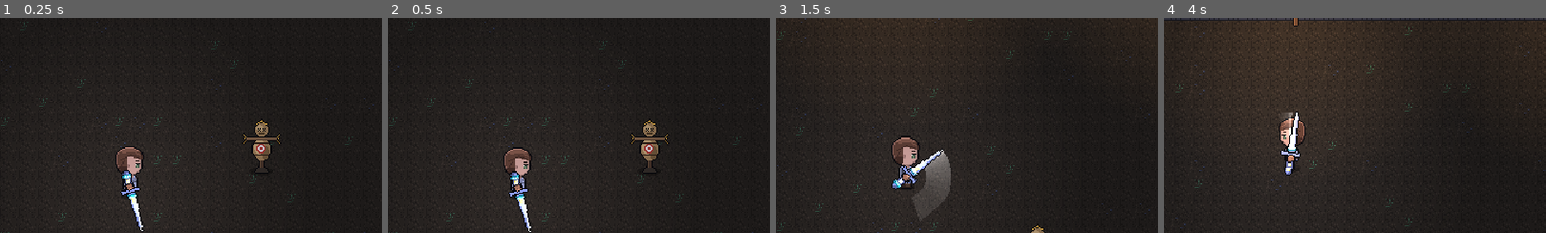
Above: before the commit, frames 1-4 (left to right).
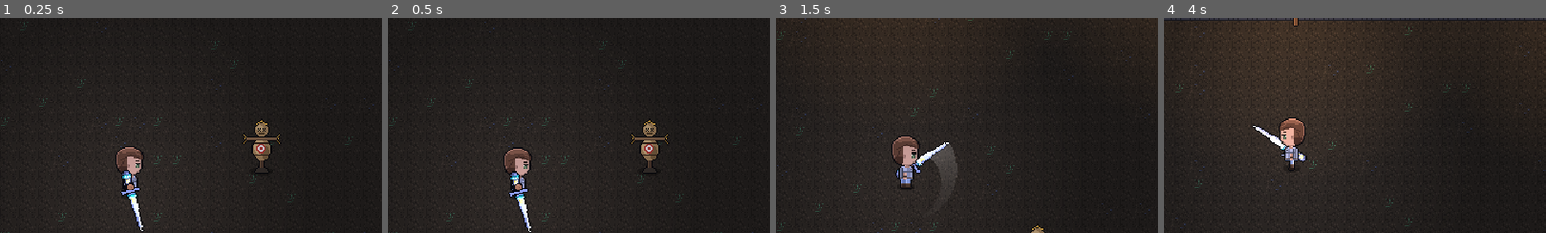
Above: after the commit, the same moments.

Repository: Durrannus/Modular-weapon-prototype
Game: Godot game, scene res://scenes/main.tscn
The game is run twice, just before and just after one commit, with the same random seed, the same clock (stepped at 60 frames per second) and the same inputs.
Inputs (mouse positions are % of the whole screen's width and height, from its top left):
- Up to frame 1 (0.25 s): no input
- Up to frame 2 (0.5 s): no input
- Up to frame 3 (1.5 s): tap Enter (menu_place) at 0.5 s; move the mouse to (45, 70) at 0.52 s; hold W (move_up) from 0.53 s (still down); click (45, 70) at 0.6 s; move the mouse to (80, 65) at 1.27 s; click (80, 65) at 1.35 s
- Up to frame 4 (4 s): move the mouse to (20, 35) at 2.02 s; release W (move_up) at 2.03 s; hold A (move_left) 2.03-3.53 s; tap Tab (build) at 2.1 s; click (20, 35) at 2.3 s; tap Space (dash) at 2.75, 2.85 s; move the mouse to (55, 50) at 2.77 s; click (55, 50) at 3.05 s; move the mouse to (35, 25) at 3.52 s; hold Escape (menu_back) from 3.53 s (still down); tap P (toggle_spawning) at 3.6 s; click (35, 25) at 3.8 s
The pictures show only the part of the screen within x 33-83%, y 10-60%; the shares and areas given below are measured in that part.

The runs differ from the first frame. In frame 1, less than 0.1% of the frame differs, in the area x 32-35%, y 76-81%; in frame 2, less than 0.1%; in frame 3, 2.2%, in the area x 30-48%, y 55-84%; in frame 4, 1.1%.

Commit message:
Swing like comparable top-down games: hold, snap, smear, hold
From the swing research thread:
- hold the wind-up pose, then jump across the arc in ~30 ms with the
  sword hidden and one crescent smear (bright leading edge, ~100 ms fade)
- hold the end pose ~65 ms, then ease back to rest
- the hand moves on a short arc round the body's centre, sword pointing out
- the fist is drawn upright, not spun with the sword
- the sword goes behind the body when the hand is above its centre
- swings aim freely at the mouse; the body keeps 4 facings

Co-Authored-By: Claude Opus 5.5 <noreply@anthropic.com>
Claude-Session: https://claude.ai/code/session_01PcDKVkPofzbtLy82C9TbQ8

Diff:
--- a/scripts/player.gd
+++ b/scripts/player.gd
@@ -282,7 +282,7 @@
 	swing_side = 1.0 if current_step % 2 == 0 else -1.0
 	pose_from_angle = wrapf(pose_angle - anim_dir.angle(), -PI, PI)
 	stepped = false
-	trail_te = 0.0
+	smear_t0 = -1.0
 	# The swing travels up the sword: each slot lights for a moment, grip to tip.
 	for i in weapon.get("line", []).size():
 		sweep_flash[i] = game_time + float(i) * 0.04
@@ -665,7 +665,8 @@
 	shake = move_toward(shake, 0.0, 40.0 * delta)
 	camera.offset = Vector2(randf_range(-1, 1), randf_range(-1, 1)) * shake
 	facing = _facing_of(aim_dir if current_step < 0 else anim_dir)
-	weapon_group.show_behind_parent = facing == "up"
+	# Behind the body when facing away, or when the hand is above the body's centre.
+	weapon_group.show_behind_parent = facing == "up" or pose_hand.y < SWING_PIVOT.y - 3.0
 	anim_time += delta
 	_update_pose(delta)
 	trail_layer.queue_redraw()
@@ -813,41 +814,55 @@
 
 
 ## Where the sword should be right now, during a swing. Returns [angle, hand, sweeping].
+## Snappy, like comparable top-down games: hold the wind-up, jump across in ~30 ms
+## (the sword is hidden and a crescent smear shows the arc), hold the end, ease to rest.
+## The hand moves on a short arc round the body's centre, sword pointing outward.
+const SWING_PIVOT := Vector2(0, -14)
+const SWING_RADIUS := 9.0
+const SWEEP_TIME := 0.03
+
+func _swing_times() -> Array:
+	var info: Dictionary = MOVES.get(anim_move, MOVES["slash"])
+	var hit_at := float(info["windup"]) / _speed()
+	var sweep_start := maxf(hit_at - SWEEP_TIME * 0.5, 0.0)
+	return [sweep_start, sweep_start + SWEEP_TIME]
+
+
 func _attack_pose() -> Array:
-	var info: Dictionary = MOVES.get(anim_move, MOVES["slash"])
 	var curve: Array = SWING_CURVES.get(anim_move, SWING_CURVES["slash"])
 	var side := swing_side if anim_move == "slash" else 1.0
-	var hit_at := float(info["windup"]) / _speed()
-	var sweep_start := maxf(hit_at - 0.035, 0.0)
-	var sweep_end := hit_at + 0.065
+	var times := _swing_times()
+	var sweep_start: float = times[0]
+	var sweep_end: float = times[1]
 	var start_a: float = float(curve[0]) * side
 	var end_a: float = float(curve[1]) * side
-	var rel := 0.0
-	var arm := 0.0
+	var thrust := anim_move == "stab" or anim_move == "lunge"
+	var te := step_elapsed
+	var rel := end_a
+	var radius := SWING_RADIUS
 	var sweeping := false
-	var te := step_elapsed
 	if te < sweep_start:
-		# Wind up: pull back from wherever the sword was to the start of the swing.
-		var k := ease(clampf(te / maxf(sweep_start, 0.001), 0.0, 1.0), 0.4)
+		# Wind up: get to the start pose quickly, then hold it.
+		var k := clampf(te / maxf(sweep_start * 0.4, 0.001), 0.0, 1.0)
 		rel = lerp_angle(pose_from_angle, start_a, k)
-		arm = lerpf(14.0, float(curve[2]), k)
+		radius = SWING_RADIUS * (0.4 if thrust else 1.0)
 	elif te < sweep_end:
-		# The swing itself: fast out, slowing at the end.
-		var k := clampf((te - sweep_start) / (sweep_end - sweep_start), 0.0, 1.0)
-		var e := 1.0 - pow(1.0 - k, 3.0)
-		rel = lerpf(start_a, end_a, e)
-		arm = lerpf(float(curve[2]), float(curve[3]), e)
+		var k := (te - sweep_start) / SWEEP_TIME
+		rel = lerpf(start_a, end_a, k)
+		radius = SWING_RADIUS * (lerpf(0.4, 1.6, k) if thrust else 1.0)
 		sweeping = true
 	else:
-		# Follow through: a small overshoot that settles.
-		var k := te - sweep_end
-		rel = end_a + side * 0.18 * sin(minf(k / 0.12, 1.0) * PI) * (1.0 if anim_move != "stab" and anim_move != "lunge" else 0.0)
-		arm = lerpf(float(curve[3]), 14.0, clampf(k / 0.2, 0.0, 1.0))
+		radius = SWING_RADIUS * (1.6 if thrust else 1.0)
 	var angle := anim_dir.angle() + rel
-	# The hand stays at the body's own hand (there's no arm art): it only reaches
-	# a little toward the swing, and the sword turns at the wrist.
-	var reach := clampf((arm - 12.0) * 0.6, -2.0, 8.0)
-	return [angle, _hand_point() + anim_dir * reach, sweeping]
+	var hand := SWING_PIVOT + Vector2.RIGHT.rotated(angle) * radius
+	# After holding the end pose (~65 ms), ease back to the resting pose.
+	var settle := clampf((te - sweep_end - 0.065) / 0.13, 0.0, 1.0)
+	if settle > 0.0:
+		var r := _rest_pose()
+		var e := settle * settle * (3.0 - 2.0 * settle)
+		angle = lerp_angle(angle, r[0], e)
+		hand = hand.lerp(r[1], e)
+	return [angle, hand, sweeping]
 
 
 ## Resting pose: the sword lowered at the side, by the hand on the body sprite.
@@ -868,19 +883,9 @@
 		var p := _attack_pose()
 		pose_angle = p[0]
 		pose_hand = p[1]
-		if p[2] or (trail_te >= 0.0 and trail_te < step_elapsed):
-			# Fill the trail at small time steps so it stays a smooth arc at any frame rate.
-			var now := step_elapsed
-			var te := trail_te if trail_te >= 0.0 else now
-			while te < now:
-				step_elapsed = te
-				var q := _attack_pose()
-				if q[2]:
-					trail.append([q[1], q[0], game_time - (now - te)])
-				te += 0.006
-			step_elapsed = now
-			trail.append([pose_hand, pose_angle, game_time])
-			trail_te = now if p[2] else -1.0
+		if p[2] or (smear_t0 < 0.0 and step_elapsed >= float(_swing_times()[1]) and not stepped):
+			if smear_t0 < 0.0 or not stepped:
+				_start_smear()
 			if not stepped:
 				# No step forward: swinging never moves you (it pushed you into enemies).
 				stepped = true
@@ -895,25 +900,58 @@
 		pose_hand = r[1]
 		lean = lerpf(lean, 0.0, 1.0 - exp(-12.0 * delta))
 	squash = squash.lerp(Vector2.ONE, 1.0 - exp(-12.0 * delta))
-	while not trail.is_empty() and game_time - float(trail[0][2]) > 0.12:
-		trail.pop_front()
-
-
-## The swing's smear: a fading band between the hand end and the tip.
+
+
+
+## The swing's smear: one solid crescent over the whole arc, brightest at the
+## leading edge, fading out over ~100 ms.
+var smear_t0 := -1.0
+var smear_a0 := 0.0
+var smear_a1 := 0.0
+var smear_center := Vector2.ZERO
+const SMEAR_LIFE := 0.1
+
+func _start_smear() -> void:
+	var curve: Array = SWING_CURVES.get(anim_move, SWING_CURVES["slash"])
+	var side := swing_side if anim_move == "slash" else 1.0
+	smear_t0 = game_time
+	smear_a0 = anim_dir.angle() + float(curve[0]) * side
+	smear_a1 = anim_dir.angle() + float(curve[1]) * side
+	smear_center = SWING_PIVOT
+
+
 func _draw_trail() -> void:
-	if trail.size() < 2 or not weapon.has("blade"):
+	if smear_t0 < 0.0 or not weapon.has("blade"):
+		return
+	var age := (game_time - smear_t0) / SMEAR_LIFE
+	if age >= 1.0:
 		return
 	var length_px := SwordArt.pivot(weapon["blade"], weapon["grip"], "hand").y * Art.PIXEL
-	var col: Color = weapon.get("hit_color", Color.WHITE).lerp(Color(0.75, 0.88, 1.0), 0.5)
-	for i in range(1, trail.size()):
-		var a: Array = trail[i - 1]
-		var b: Array = trail[i]
-		var age := (game_time - float(b[2])) / 0.12
-		var alpha := clampf(1.0 - age, 0.0, 1.0) * 0.55
-		var da := Vector2.RIGHT.rotated(float(a[1]))
-		var db := Vector2.RIGHT.rotated(float(b[1]))
-		var pts := PackedVector2Array([a[0] + da * length_px * 0.45, a[0] + da * length_px, b[0] + db * length_px, b[0] + db * length_px * 0.45])
-		draw_colored_polygon_on(trail_layer, pts, Color(col.r, col.g, col.b, alpha))
+	var r_in := SWING_RADIUS + length_px * 0.45
+	var r_out := SWING_RADIUS + length_px
+	var col: Color = weapon.get("hit_color", Color.WHITE).lerp(Color(0.8, 0.9, 1.0), 0.5)
+	var fade := 1.0 - age
+	if absf(smear_a1 - smear_a0) < 0.05:
+		# A thrust: a straight streak along the blade instead of an arc.
+		var d := Vector2.RIGHT.rotated(smear_a0)
+		var n := d.orthogonal() * 4.0
+		var c := smear_center
+		draw_colored_polygon_on(trail_layer, PackedVector2Array([c + d * r_in - n, c + d * (r_out + 10.0) - n, c + d * (r_out + 10.0) + n, c + d * r_in + n]), Color(col.r, col.g, col.b, 0.8 * fade))
+		return
+	var steps := 16
+	for i in steps:
+		var s0 := float(i) / steps
+		var s1 := float(i + 1) / steps
+		var a0 := lerpf(smear_a0, smear_a1, s0)
+		var a1 := lerpf(smear_a0, smear_a1, s1)
+		var d0 := Vector2.RIGHT.rotated(a0)
+		var d1 := Vector2.RIGHT.rotated(a1)
+		# Thin at the trailing end, full width and opaque at the leading edge.
+		var w0 := lerpf(r_out - 4.0, r_in, s0)
+		var w1 := lerpf(r_out - 4.0, r_in, s1)
+		var alpha := (0.15 + 0.85 * s1 * s1) * fade
+		var c := smear_center
+		draw_colored_polygon_on(trail_layer, PackedVector2Array([c + d0 * w0, c + d0 * r_out, c + d1 * r_out, c + d1 * w1]), Color(col.r, col.g, col.b, alpha))
 
 
 func draw_colored_polygon_on(ci: CanvasItem, pts: PackedVector2Array, c: Color) -> void:
@@ -928,14 +966,21 @@
 	var pose := _sword_pose()
 	var angle: float = pose[0]
 	var hand: Vector2 = pose[1]
-	# Art space: x right, y down, tip at the top. Rotate so "up" points along d.
-	weapon_layer.draw_set_transform(hand, angle + PI * 0.5, Vector2(Art.PIXEL, Art.PIXEL))
-	var blade: String = weapon["blade"]
-	var grip: String = weapon["grip"]
-	SwordArt.draw(weapon_layer, blade, grip, weapon["line"], "hand", _slot_glow(), -SwordArt.pivot(blade, grip, "hand"))
-	# The fist goes on the grip, on top of the sword.
+	# Mid-sweep the sword is hidden: the smear shows the swing (reads as a fast blur).
+	var hidden := false
+	if current_step >= 0:
+		var times := _swing_times()
+		hidden = step_elapsed >= float(times[0]) and step_elapsed < float(times[1])
+	if not hidden:
+		# Art space: x right, y down, tip at the top. Rotate so "up" points along d.
+		weapon_layer.draw_set_transform(hand, angle + PI * 0.5, Vector2(Art.PIXEL, Art.PIXEL))
+		var blade: String = weapon["blade"]
+		var grip: String = weapon["grip"]
+		SwordArt.draw(weapon_layer, blade, grip, weapon["line"], "hand", _slot_glow(), -SwordArt.pivot(blade, grip, "hand"))
+	# The fist sits on the grip but is drawn upright, never spun with the sword.
 	var fist := Art.texture("body/hand.png")
 	if fist != null:
+		weapon_layer.draw_set_transform(hand, 0.0, Vector2(Art.PIXEL, Art.PIXEL))
 		weapon_layer.draw_texture(fist, -fist.get_size() * 0.5)
 	weapon_layer.draw_set_transform(Vector2.ZERO, 0.0, Vector2.ONE)
 
